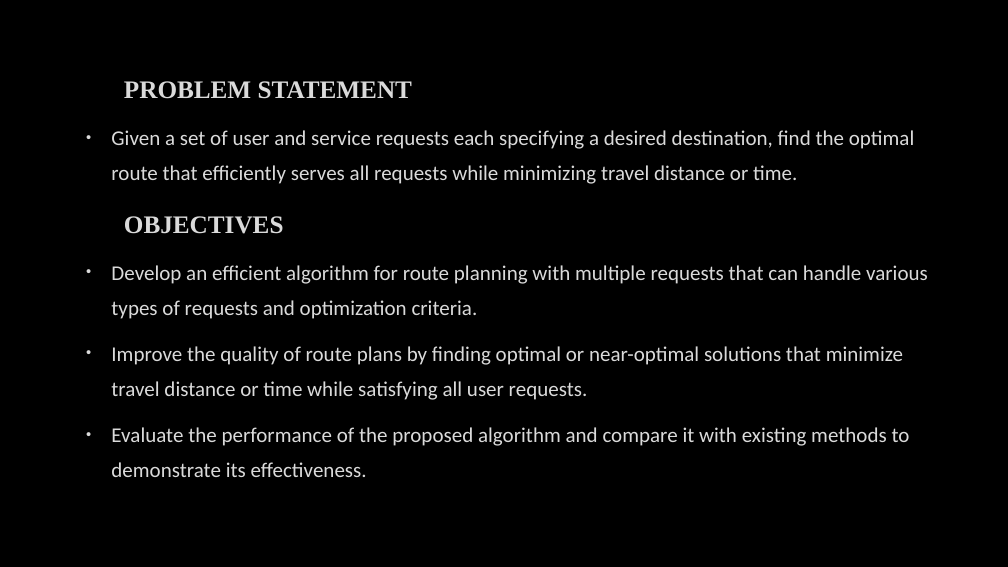
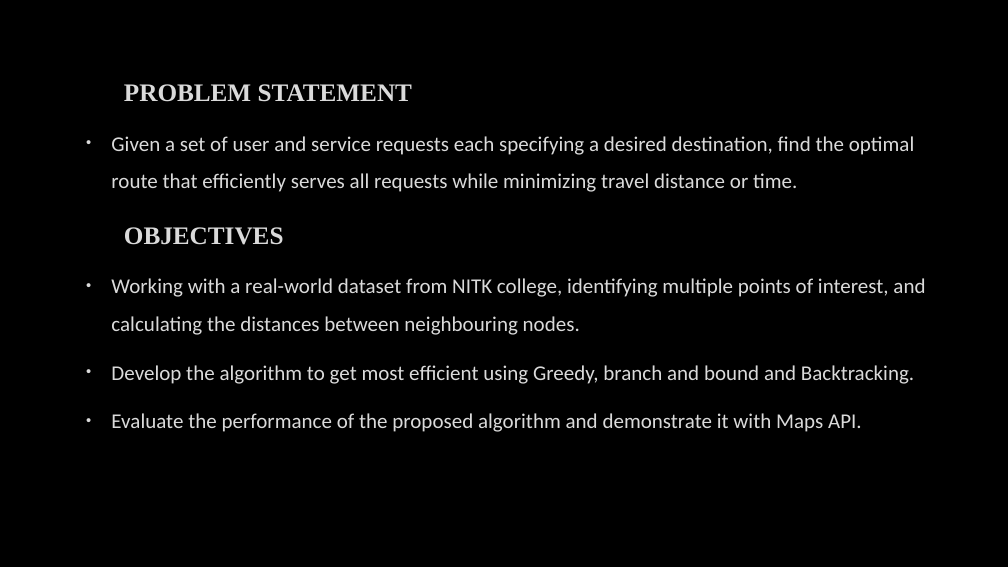
Before and after one commit to saketh-r0ck/Lab-Repository, a slide deck: slide 2 of Project/Algo/Advance algo project proposal.pptx (slide 3 before the commit). Drawn at 1008x567 pixels with LibreOffice and Linux fonts; fonts in the diff are those of the drawing; background and template pictures are left out. Boxes give left, top, right and bottom in pixels: in the first picture for what was removed or moved away, otherwise in the second. Text is boxed around its words. In the diff, an @@ line names an element or a change of style, - is before the commit and + after.

```diff
--- a/Project/Algo/Advance algo project proposal.pptx
+++ b/Project/Algo/Advance algo project proposal.pptx
@@ text at (111,84,914,245): line spacing 1.4 to 1.5 @@
@@ text at (111,278,925,432): text changed @@
-• Develop an efficient algorithm for route planning with multiple requests that can handle various types of requests and optimization criteria.
-• Improve the quality of route plans by finding optimal or near-optimal solutions that minimize travel distance or time while satisfying all user requests.
-• Evaluate the performance of the proposed algorithm and compare it with existing methods to demonstrate its effectiveness.
+• Working with a real-world dataset from NITK college, identifying multiple points of interest, and calculating the distances between neighbouring nodes.
+• Develop the algorithm to get most efficient using Greedy, branch and bound and Backtracking.
+• Evaluate the performance of the proposed algorithm and demonstrate it with Maps API.
```
Also in this commit, not shown: 1 other slide changed, 3 slides added, 3 slides removed, 3 other files.
